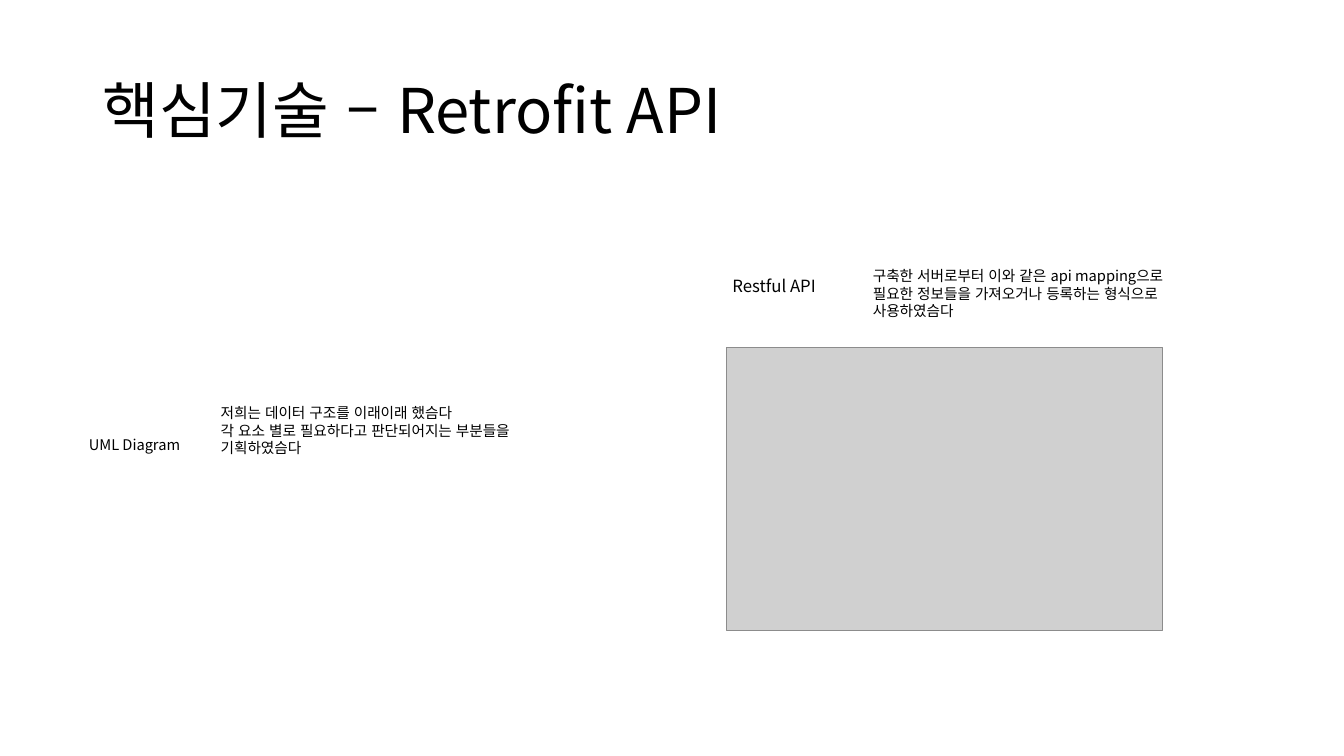
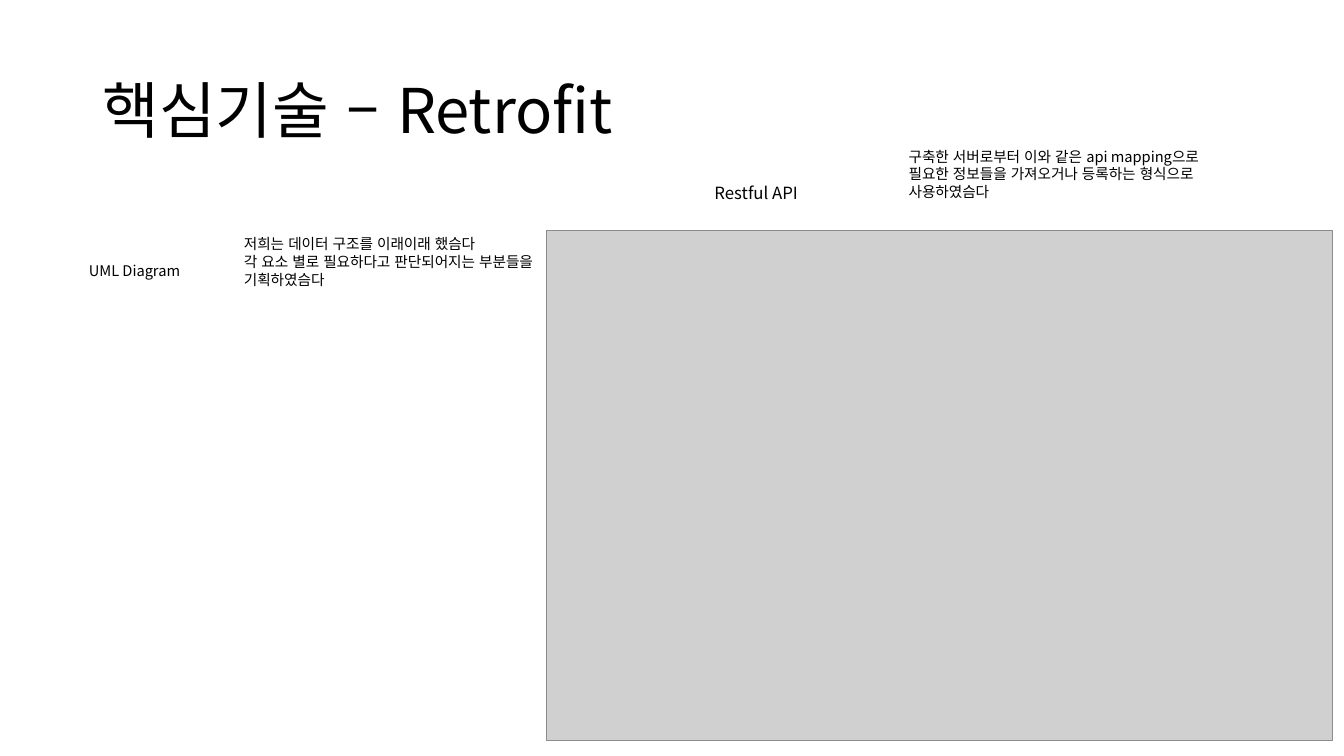
Before and after one commit to VanSubstance/doubleSlash_06, a slide deck: slide 3 of Datas/미니프로젝트 개발발표.pptx. Drawn at 1344x756 pixels with LibreOffice and Linux fonts; fonts in the diff are those of the drawing; grey boxes stand for pictures. Boxes give left, top, right and bottom in pixels: in the first picture for what was removed or moved away, otherwise in the second. Text is boxed around its words. In the diff, an @@ line names an element or a change of style, - is before the commit and + after.

```diff
--- a/Datas/미니프로젝트 개발발표.pptx
+++ b/Datas/미니프로젝트 개발발표.pptx
@@ title at [102, 82, 613, 138]: text changed @@
-핵심기술 – Retrofit API
+핵심기술 – Retrofit
@@ text "구축한 서버로부터 이와 같은 api ...": place and size @@
-text "구축한 서버로부터 이와 같은 api ..." at [873, 269, 1163, 317]
+text "구축한 서버로부터 이와 같은 api ..." at [909, 149, 1199, 198]
@@ text "Restful API": place and size @@
-text "Restful API" at [732, 278, 816, 293]
+text "Restful API" at [714, 185, 798, 200]
@@ text "저희는 데이터 구조를 이래이래 했슴다": place and size @@
-text "저희는 데이터 구조를 이래이래 했슴다" at [221, 406, 510, 454]
+text "저희는 데이터 구조를 이래이래 했슴다" at [244, 237, 533, 286]
@@ picture: place and size @@
-picture at [727, 347, 1164, 630]
+picture at [546, 231, 1333, 741]
@@ text "UML Diagram": place and size @@
-text "UML Diagram" at [89, 438, 180, 454]
+text "UML Diagram" at [89, 264, 180, 280]
```
Also in this commit, not shown: 2 other slides changed, 3 other files.
